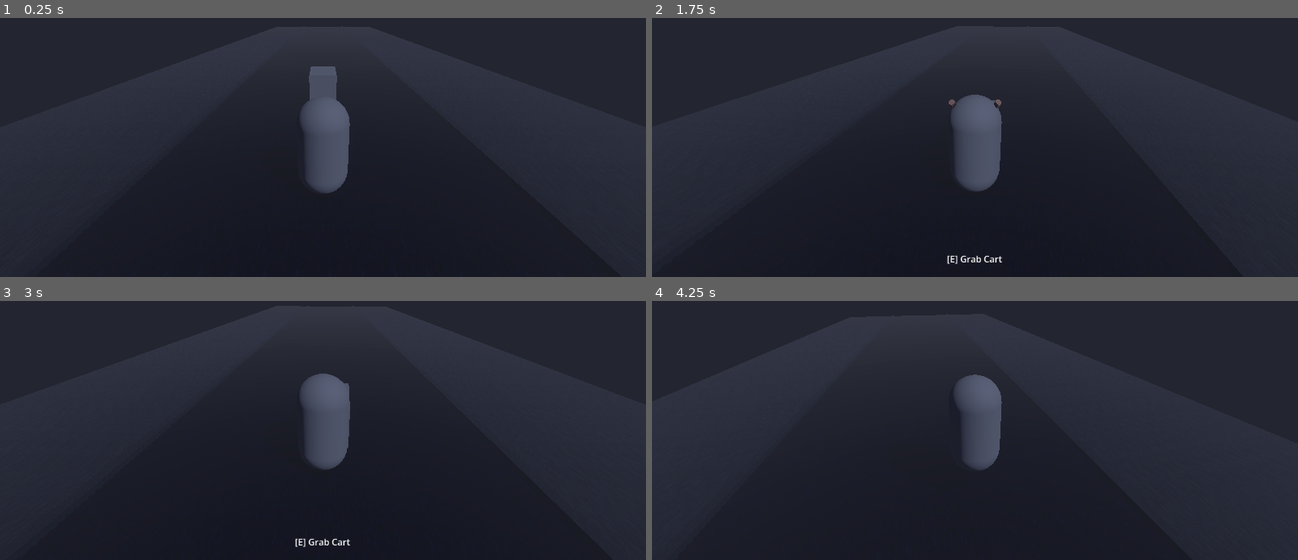
Above: before the commit, frames 1-4 (two rows, left to right).
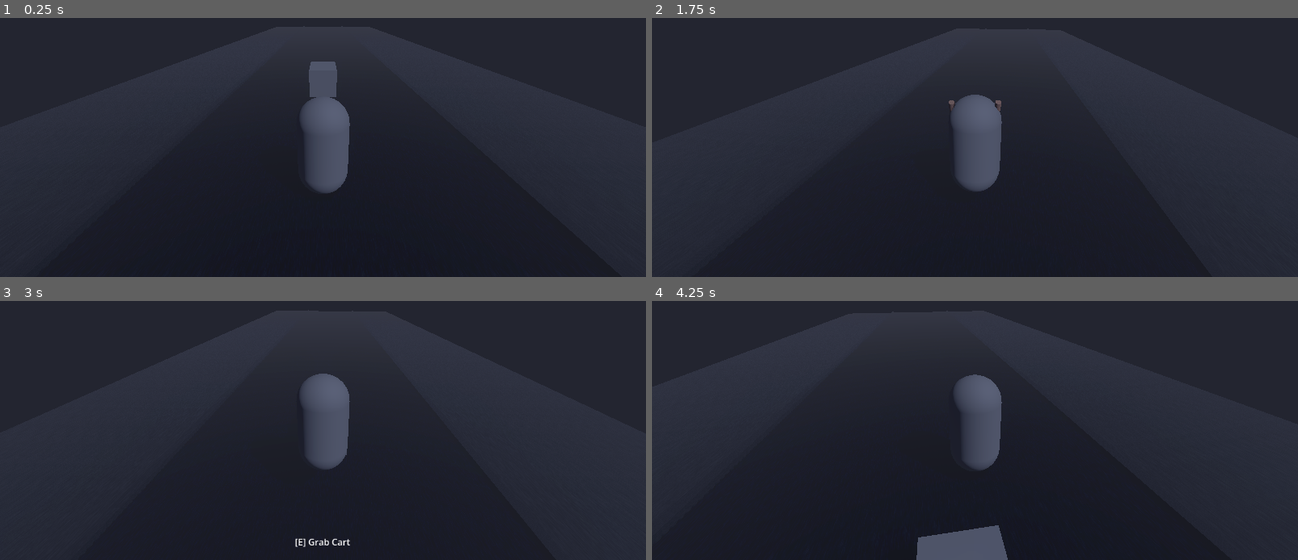
Above: after the commit, the same moments.

Repository: miles5g/paletero
Game: Godot game, scene res://world.tscn
The game is run twice, just before and just after one commit, with the same random seed, the same clock (stepped at 60 frames per second) and the same inputs.
Inputs (mouse positions are in pixels of both pictures, inside the frame that each line leads up to):
- Up to frame 1 (0.25 s): no input
- Up to frame 2 (1.75 s): move the mouse to (1007, 95) at 0.52 s; hold W (move_forward) from 0.53 s (still down); tap E (interact) at 0.6, 1.55 s; click (1007, 95) at 0.67 s; tap Space (jump) at 0.77, 0.8, 1.07, 1.35, 1.52 s; move the mouse to (942, 98) at 1.27 s
- Up to frame 3 (3 s): keep holding W (move_forward); tap Space (jump) at 1.82, 2.3 s; move the mouse to (335, 373) at 2.02 s; hold Ctrl (crouch) 2.03-2.78 s; move the mouse to (316, 383) at 2.77 s; tap E (interact) at 2.85 s; click (316, 383) at 2.92 s
- Up to frame 4 (4.25 s): keep holding W (move_forward); tap Space (jump) at 3.02, 3.32, 3.77, 3.8, 4.07 s; move the mouse to (1020, 383) at 3.52 s; hold Shift (sprint) from 3.53 s (still down)

The runs differ from the first frame. In frame 1, 0.1% of the frame differs, in the area x 47-53%, y 16-32%; in frame 2, 0.2%; in frame 3, less than 0.1%; in frame 4, 1.5%, in the area x 40-56%, y 86-100%.

Commit message:
Refine cart control, clearance, and arm behavior.
Improve curb traversal and anti-flip stability with front ramp/clearance tuning, grounded anti-hover controls, and stronger forward-facing yaw under fast camera turns. Keep grab HUD from reappearing while pushing and update push-arm visuals to use two-segment bent arms while preventing behind-the-back cart drift.

Co-authored-by: Cursor <cursoragent@cursor.com>

Diff:
--- a/cart.gd
+++ b/cart.gd
@@ -3,12 +3,25 @@
 ## Local X is treated as sideways slide; multiply by this each physics step (0.1 ~= 90% reduction).
 @export var sideways_velocity_retention: float = 0.1
 ## While grabbed: yaw cart so local -Z matches camera look on the ground (outward from camera).
-@export var front_yaw_strength: float = 48.0
-@export var front_yaw_max_impulse: float = 11.0
+@export var front_yaw_strength: float = 82.0
+@export var front_yaw_max_impulse: float = 18.0
+## Resist rapid yaw spin during camera flicks.
+@export var yaw_angular_damping: float = 6.5
+## Upward assist while grabbed (helps glide over curbs/small rocks instead of hard-stopping).
+@export var bump_float_force: float = 28.0
+## Reference forward speed for full float assist; higher = less lift at normal speeds.
+@export var bump_float_speed_ref: float = 8.0
+## Damp roll/pitch angular velocity so curb hits do not flip as aggressively.
+@export var anti_flip_damping: float = 8.0
+## Extra downward hold while grounded and grabbed (prevents hover on camera flicks).
+@export var grounded_hold_force: float = 34.0
+## Limits sudden yaw impulse jumps from fast camera snaps.
+@export var max_yaw_impulse_step: float = 3.8
 
 var _handle_zone: Area3D
 var _interaction_area: Area3D
 var _physics_dt: float = 1.0 / 60.0
+var _last_yaw_impulse: float = 0.0
 
 func _ready() -> void:
 	add_to_group("carts")
@@ -69,6 +82,8 @@
 func _on_interaction_area_body_entered(body: Node3D) -> void:
 	if not body is CharacterBody3D or body.name != &"Player":
 		return
+	if body.is_pushing:
+		return
 	body.can_interact = true
 	var lbl := _hud_interaction_label()
 	if lbl:
@@ -87,15 +102,51 @@
 	local_v.x *= sideways_velocity_retention
 	state.linear_velocity = state.transform.basis * local_v
 	_steer_cart_front_to_camera_look(state)
+	_apply_bump_float_and_stability(state)
+
+func _grabber_player() -> CharacterBody3D:
+	var w := get_parent()
+	if w == null:
+		return null
+	var player := w.get_node_or_null("Player") as CharacterBody3D
+	if player == null:
+		return null
+	if not player.is_pushing or player.current_cart != self:
+		return null
+	return player
+
+func _apply_bump_float_and_stability(state: PhysicsDirectBodyState3D) -> void:
+	var player := _grabber_player()
+	if player == null:
+		return
+	var fwd := -state.transform.basis.z
+	fwd.y = 0.0
+	if fwd.length_squared() < 1e-5:
+		return
+	fwd = fwd.normalized()
+	# Only assist while actually contacting geometry; prevents camera-turn induced airtime.
+	if state.get_contact_count() <= 0:
+		return
+	var forward_speed := maxf(0.0, state.linear_velocity.dot(fwd))
+	var up_assist := bump_float_force * clampf(forward_speed / bump_float_speed_ref, 0.0, 1.0)
+	# Don't keep boosting when already moving upward quickly.
+	if state.linear_velocity.y > 0.7:
+		up_assist *= 0.25
+	state.apply_central_force(Vector3.UP * up_assist)
+	# Keep contact with ground during fast turns; disabled when airborne so drops feel natural.
+	var hold := grounded_hold_force
+	if state.linear_velocity.y > 0.0:
+		hold += state.linear_velocity.y * 18.0
+	state.apply_central_force(Vector3.DOWN * hold)
+	var av := state.angular_velocity
+	# Counter roll/pitch spin from abrupt curb contacts while still allowing yaw steering.
+	state.apply_torque(Vector3(-av.x, 0.0, -av.z) * anti_flip_damping)
+	# Dampen pure yaw spin so camera flicks don't slingshot the cart sideways.
+	state.apply_torque(Vector3.UP * (-av.y * yaw_angular_damping))
 
 func _steer_cart_front_to_camera_look(state: PhysicsDirectBodyState3D) -> void:
-	var w := get_parent()
-	if w == null:
-		return
-	var player := w.get_node_or_null("Player") as CharacterBody3D
+	var player := _grabber_player()
 	if player == null:
-		return
-	if not player.is_pushing or player.current_cart != self:
 		return
 	var cam: Camera3D = null
 	for c in player.get_children():
@@ -118,6 +169,14 @@
 	if absf(angle) < 0.02:
 		return
 	var impulse := clampf(angle * front_yaw_strength * _physics_dt, -front_yaw_max_impulse, front_yaw_max_impulse)
+	# Extra snap when very misaligned (quick turns), keeps nose from washing out to the side.
+	if absf(angle) > 0.65:
+		impulse *= 1.22
+	# Limit impulse change per tick so camera flicks don't inject abrupt physics pops.
+	var lo := _last_yaw_impulse - max_yaw_impulse_step
+	var hi := _last_yaw_impulse + max_yaw_impulse_step
+	impulse = clampf(impulse, lo, hi)
+	_last_yaw_impulse = impulse
 	state.apply_torque_impulse(Vector3.UP * impulse)
 
 func is_player_in_handle_zone(player: CharacterBody3D) -> bool:
--- a/player.gd
+++ b/player.gd
@@ -42,6 +42,8 @@
 var _camera: Camera3D
 var _push_arm_l: MeshInstance3D = null
 var _push_arm_r: MeshInstance3D = null
+var _push_forearm_l: MeshInstance3D = null
+var _push_forearm_r: MeshInstance3D = null
 
 func _ready() -> void:
 	Input.mouse_mode = Input.MOUSE_MODE_CAPTURED
@@ -138,7 +140,11 @@
 		remove_collision_exception_with(current_cart)
 	current_cart = cart
 	is_pushing = true
+	can_interact = false
 	add_collision_exception_with(cart)
+	var lbl := get_parent().get_node_or_null("HUD/InteractionLabel") as Label
+	if lbl:
+		lbl.visible = false
 	_hitch_distance = hitch_nominal_distance
 	_hitch_dy = cart.global_position.y - global_position.y
 	var face := -global_transform.basis.z
@@ -169,18 +175,28 @@
 
 func _create_push_arms() -> void:
 	_destroy_push_arms()
-	_push_arm_l = _new_push_arm_mesh("PushArmL")
-	_push_arm_r = _new_push_arm_mesh("PushArmR")
+	_push_arm_l = _new_push_arm_mesh("PushArmUpperL")
+	_push_arm_r = _new_push_arm_mesh("PushArmUpperR")
+	_push_forearm_l = _new_push_arm_mesh("PushArmLowerL")
+	_push_forearm_r = _new_push_arm_mesh("PushArmLowerR")
 	add_child(_push_arm_l)
 	add_child(_push_arm_r)
+	add_child(_push_forearm_l)
+	add_child(_push_forearm_r)
 
 func _destroy_push_arms() -> void:
 	if _push_arm_l != null and is_instance_valid(_push_arm_l):
 		_push_arm_l.queue_free()
 	if _push_arm_r != null and is_instance_valid(_push_arm_r):
 		_push_arm_r.queue_free()
+	if _push_forearm_l != null and is_instance_valid(_push_forearm_l):
+		_push_forearm_l.queue_free()
+	if _push_forearm_r != null and is_instance_valid(_push_forearm_r):
+		_push_forearm_r.queue_free()
 	_push_arm_l = null
 	_push_arm_r = null
+	_push_forearm_l = null
+	_push_forearm_r = null
 
 func _stretch_arm_between(mi: MeshInstance3D, from: Vector3, to: Vector3) -> void:
 	var dir := to - from
@@ -203,10 +219,32 @@
 	mi.global_position = from + dir * 0.5
 	mi.global_basis = Basis(x_axis, y_axis, z_axis)
 
+func _clamp_arm_reach_target(shoulder: Vector3, desired_target: Vector3) -> Vector3:
+	var local_target := global_transform.basis.inverse() * (desired_target - shoulder)
+	# Keep arms in front hemisphere: z > 0 is behind the torso in this setup.
+	# No side stiffening: arms can sweep naturally in front.
+	if local_target.z > 0.0:
+		local_target.z = 0.0
+	return shoulder + global_transform.basis * local_target
+
+func _arm_elbow_target(shoulder: Vector3, hand_target: Vector3, side_sign: float) -> Vector3:
+	var dir := hand_target - shoulder
+	var len := dir.length()
+	if len < 0.05:
+		return shoulder + global_transform.basis * Vector3(0.0, -0.12, -0.08)
+	var mid := shoulder + dir * 0.5
+	var b := global_transform.basis
+	var bend_out := b.x * side_sign * 0.14
+	var bend_down := -b.y * 0.11
+	# Slight backward bow adds loose, organic bend while keeping hands attached.
+	var bend_back := b.z * 0.08
+	var bend_scale := clampf(len / 2.0, 0.55, 1.0)
+	return mid + (bend_out + bend_down + bend_back) * bend_scale
+
 func _update_push_arms_visual() -> void:
 	if current_cart == null or not is_instance_valid(current_cart):
 		return
-	if _push_arm_l == null or _push_arm_r == null:
+	if _push_arm_l == null or _push_arm_r == null or _push_forearm_l == null or _push_forearm_r == null:
 		return
 	var b := global_transform.basis
 	var left_shoulder := global_position + b * Vector3(-0.42, 0.92, 0.08)
@@ -218,8 +256,14 @@
 	else:
 		var cb := current_cart.global_transform.basis
 		handle_gp = current_cart.global_position + cb * Vector3(0.0, 0.45, 0.75)
-	_stretch_arm_between(_push_arm_l, left_shoulder, handle_gp)
-	_stretch_arm_between(_push_arm_r, right_shoulder, handle_gp)
+	var left_target := _clamp_arm_reach_target(left_shoulder, handle_gp)
+	var right_target := _clamp_arm_reach_target(right_shoulder, handle_gp)
+	var left_elbow := _arm_elbow_target(left_shoulder, left_target, -1.0)
+	var right_elbow := _arm_elbow_target(right_shoulder, right_target, 1.0)
+	_stretch_arm_between(_push_arm_l, left_shoulder, left_elbow)
+	_stretch_arm_between(_push_forearm_l, left_elbow, left_target)
+	_stretch_arm_between(_push_arm_r, right_shoulder, right_elbow)
+	_stretch_arm_between(_push_forearm_r, right_elbow, right_target)
 
 func _apply_hitch_forces(delta: float) -> void:
 	if current_cart == null or not is_instance_valid(current_cart):
@@ -240,6 +284,11 @@
 	var target_xz := global_position + _hitch_forward_smooth * _hitch_distance + right * wob
 	var desired := Vector3(target_xz.x, global_position.y + _hitch_dy, target_xz.z)
 	var err: Vector3 = desired - current_cart.global_position
+	# Hard guard: if cart drifts behind, add strong forward pull to recover control quickly.
+	var to_cart_xz := current_cart.global_position - global_position
+	to_cart_xz.y = 0.0
+	var behind_dist := maxf(0.0, -to_cart_xz.dot(_hitch_forward_smooth))
+	var behind_correction := _hitch_forward_smooth * (behind_dist * hitch_spring * 0.9)
 	var v := current_cart.linear_velocity
 	var damp_h := Vector3(v.x, 0.0, v.z) * hitch_damping
 	var damp_v := Vector3(0.0, v.y, 0.0) * hitch_damping * 0.42
@@ -249,6 +298,7 @@
 	current_cart.apply_central_force(
 		Vector3(err.x, 0.0, err.z) * hitch_spring
 		+ Vector3(0.0, err.y, 0.0) * hitch_vertical_spring
+		+ Vector3(behind_correction.x, 0.0, behind_correction.z)
 		+ Vector3(match_xz.x, 0.0, match_xz.z)
 		- damp_h
 		- damp_v
@@ -261,6 +311,10 @@
 		cart.can_sleep = true
 		remove_collision_exception_with(cart)
 	is_pushing = false
+	can_interact = cart != null and cart.has_method("is_player_in_grab_range") and cart.is_player_in_grab_range(self)
+	var lbl := get_parent().get_node_or_null("HUD/InteractionLabel") as Label
+	if lbl:
+		lbl.visible = can_interact
 	current_cart = null
 
 func _exit_tree() -> void:
--- a/world.gd
+++ b/world.gd
@@ -207,10 +207,13 @@
 	var cart = RigidBody3D.new()
 	cart.name = "Cart"
 	cart.mass = 12.0
-	cart.linear_damp = 0.45
-	cart.gravity_scale = 0.82
+	cart.linear_damp = 0.3
+	cart.gravity_scale = 0.72
 	# Lighter cart: less angular drag so it feels a bit floatier while still settling.
-	cart.angular_damp = 3.8
+	cart.angular_damp = 4.8
+	cart.physics_material_override = PhysicsMaterial.new()
+	cart.physics_material_override.friction = 0.18
+	cart.physics_material_override.bounce = 0.08
 	cart.center_of_mass_mode = RigidBody3D.CENTER_OF_MASS_MODE_CUSTOM
 	# Box is 1m tall centered at origin: put mass well below center, slightly toward the rear wheels.
 	cart.center_of_mass = Vector3(0.0, -0.44, -0.18)
@@ -220,13 +223,23 @@
 	var cart_mesh = MeshInstance3D.new()
 	cart_mesh.mesh = BoxMesh.new()
 	cart_mesh.mesh.size = Vector3(1, 1, 1.5)
+	cart_mesh.position.y = 0.16
 
 	var cart_col = CollisionShape3D.new()
 	cart_col.shape = BoxShape3D.new()
-	cart_col.shape.size = Vector3(1, 1, 1.5)
+	# Smaller + raised hull = better curb/speed-bump clearance without changing visible cart size.
+	cart_col.shape.size = Vector3(1, 0.72, 1.5)
+	cart_col.position.y = 0.24
+	# Front ramp collider: acts like chunky front tires for head-on curb climbing.
+	var front_bump_col = CollisionShape3D.new()
+	front_bump_col.shape = BoxShape3D.new()
+	front_bump_col.shape.size = Vector3(0.86, 0.18, 0.34)
+	front_bump_col.position = Vector3(0.0, 0.05, -0.74)
+	front_bump_col.rotation.x = deg_to_rad(28.0)
 
 	cart.add_child(cart_mesh)
 	cart.add_child(cart_col)
+	cart.add_child(front_bump_col)
 	add_child(cart)
 	# InteractionArea lives on cart script; place on +Z local side facing player spawn (0,*,0) vs cart at z=-5.
 	var interaction_area := cart.get_node_or_null("InteractionArea") as Area3D
